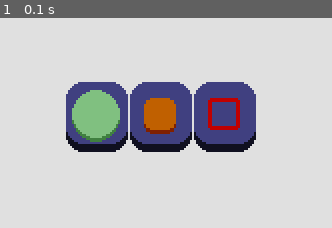
Above: before the commit, frame 1.
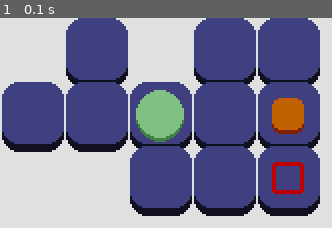
Above: after the commit, the same moment.

Repository: JasonNumberThirteen/pygameSokoban
Game: pygame game, started from sokoban.py
Same seed, same stepped clock (60 frames per second), same inputs: the game is played once before the commit and once after it.
Inputs:
- Up to frame 1 (0.1 s): no input

The runs differ from the first frame. In frame 1, 51% of the frame differs, in the area x 0-97%, y 0-95%.

Commit message:
Add a class for level builder

Diff:
--- a/level.py
+++ b/level.py
@@ -1,14 +1,13 @@
-import tile
-import box
-import player
-import box_slot
+import level_builder
 
 class Level(object):
-	def __init__(self):
-		self.tiles = [tile.Tile(32, 32), tile.Tile(64, 32), tile.Tile(96, 32)]
-		self.boxes_slots = [box_slot.BoxSlot(96, 32)]
-		self.boxes = [box.Box(64, 32)]
-		self.player = player.Player(32, 32)
+	def __init__(self, data):
+		lb = level_builder.LevelBuilder()
+
+		self.tiles = lb.detected_tiles(data)
+		self.boxes_slots = lb.detected_boxes_slots(data)
+		self.boxes = lb.detected_boxes(data)
+		self.player = lb.detected_player(data)
 
 	def draw(self, surface):
 		for t in self.tiles:
--- /dev/null
+++ b/level_builder.py
@@ -0,0 +1,43 @@
+import box
+import tile
+import player
+import box_slot
+
+class LevelBuilder(object):
+	def detected_tiles(self, data):
+		tiles = []
+
+		for y in range(0, len(data)):
+			for x in range(0, len(data[y])):
+				if data[y][x] > 0:
+					tiles.append(tile.Tile(tile.TILE_WIDTH*x, tile.TILE_HEIGHT*y))
+
+		return tiles
+
+	def detected_boxes_slots(self, data):
+		boxes_slots = []
+
+		for y in range(0, len(data)):
+			for x in range(0, len(data[y])):
+				if data[y][x] == 2:
+					boxes_slots.append(box_slot.BoxSlot(tile.TILE_WIDTH*x, tile.TILE_HEIGHT*y))
+
+		return boxes_slots
+
+	def detected_boxes(self, data):
+		boxes = []
+
+		for y in range(0, len(data)):
+			for x in range(0, len(data[y])):
+				if data[y][x] == 3:
+					boxes.append(box.Box(tile.TILE_WIDTH*x, tile.TILE_HEIGHT*y))
+
+		return boxes
+
+	def detected_player(self, data):
+		for y in range(0, len(data)):
+			for x in range(0, len(data[y])):
+				if data[y][x] == 4:
+					return player.Player(tile.TILE_WIDTH*x, tile.TILE_HEIGHT*y)
+
+		return None
--- a/sokoban.py
+++ b/sokoban.py
@@ -10,7 +10,8 @@
 
 canvas = pygame.display.set_mode(BASE_RESOLUTION)
 is_running = True
-level = level.Level()
+level_data = [[0, 1, 0, 1, 1], [1, 1, 4, 1, 3], [0, 0, 1, 1, 2]]
+level = level.Level(level_data)
 
 while is_running:
 	canvas.fill(BACKGROUND_COLOR)
